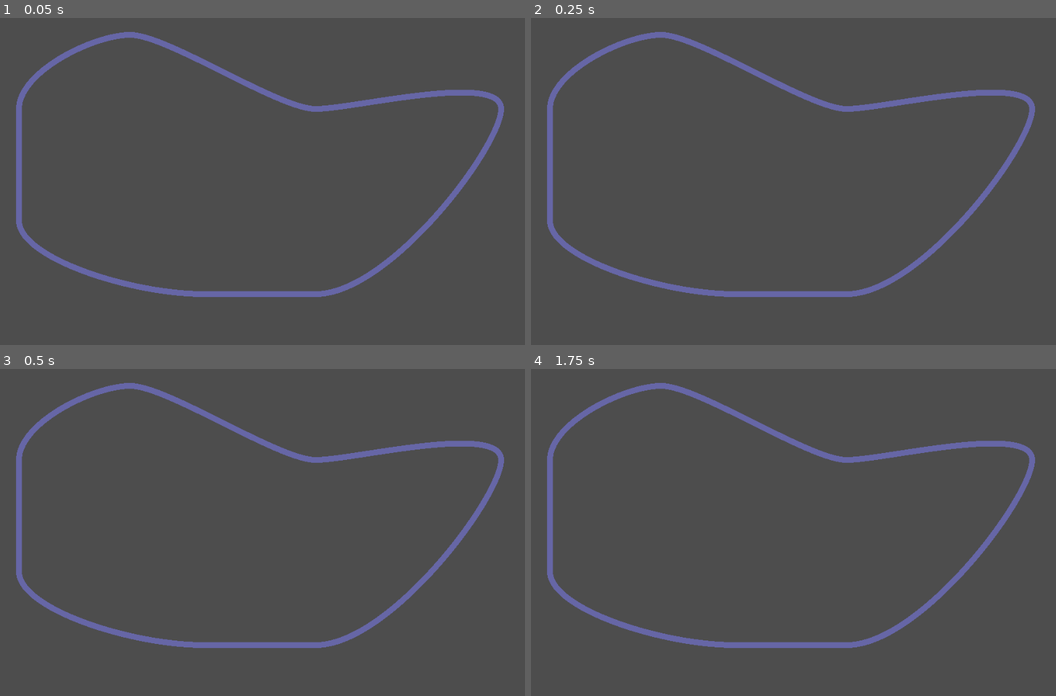
Above: before the commit, frames 1-4 (two rows, left to right).
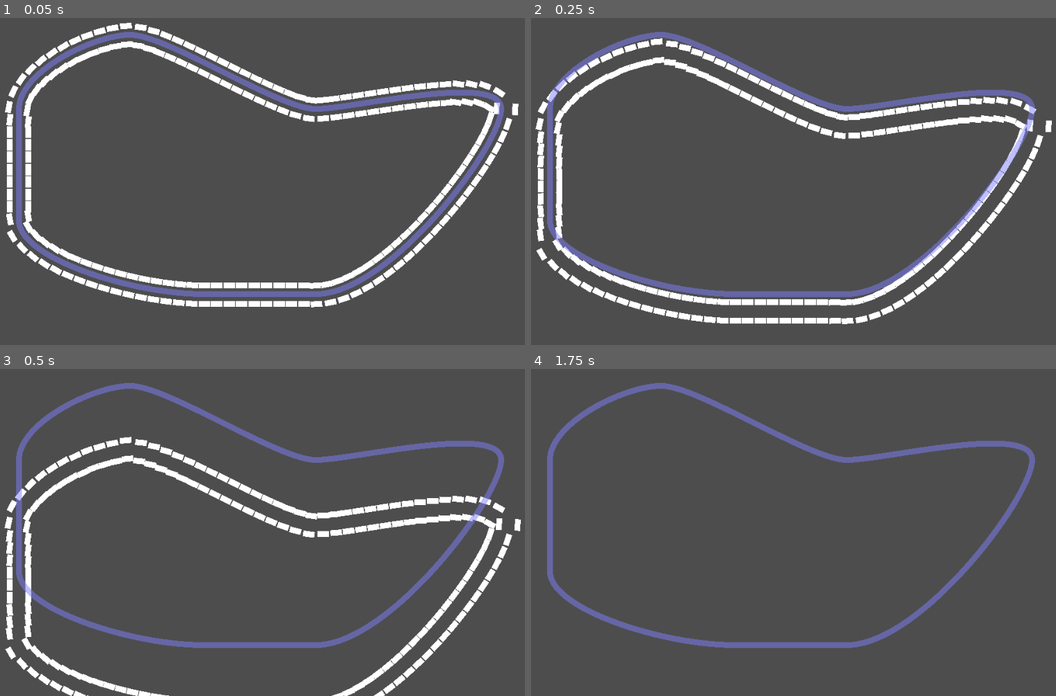
Above: after the commit, the same moments.

Repository: deecovan/v4-41-0
Game: Godot game, scene res://game.tscn
Two runs of this game, one before a commit and one after it. Both use one fixed random seed, a clock stepped at 60 frames per second and the inputs below.
Inputs:
- Up to frame 1 (0.05 s): no input
- Up to frame 2 (0.25 s): no input
- Up to frame 3 (0.5 s): no input
- Up to frame 4 (1.75 s): no input

The runs differ from the first frame. In frame 1, 8.6% of the frame differs, in the area x 0-99%, y 1-89%; in frame 2, 8.5%; in frame 3, 6.9%; in frame 4, nothing differs.

Commit message:
Why its movin?

Diff:
--- /dev/null
+++ b/scenes/walls.tscn
@@ -0,0 +1,28 @@
+[gd_scene load_steps=2 format=3 uid="uid://dsmbenpgu4g88"]
+
+[sub_resource type="RectangleShape2D" id="RectangleShape2D_def3t"]
+size = Vector2(20, 10)
+
+[node name="Walls" type="Node2D"]
+
+[node name="RigidBody2D" type="RigidBody2D" parent="."]
+
+[node name="ColorRect" type="ColorRect" parent="RigidBody2D"]
+offset_left = -10.0
+offset_top = -21.0
+offset_right = 10.0
+offset_bottom = -11.0
+
+[node name="ColorRect2" type="ColorRect" parent="RigidBody2D"]
+offset_left = -10.0
+offset_top = 11.0
+offset_right = 10.0
+offset_bottom = 21.0
+
+[node name="CollisionShape2D" type="CollisionShape2D" parent="RigidBody2D"]
+position = Vector2(0, -16)
+shape = SubResource("RectangleShape2D_def3t")
+
+[node name="CollisionShape2D2" type="CollisionShape2D" parent="RigidBody2D"]
+position = Vector2(0, 16)
+shape = SubResource("RectangleShape2D_def3t")
--- a/scripts/track.gd
+++ b/scripts/track.gd
@@ -3,10 +3,14 @@
 var path: Path2D
 var pathFollow: PathFollow2D
 var line: Line2D
+@export var trackDetails: int = 100
+@export var wallsPackedScene: PackedScene
+var loadedWalls
 
 func _ready() -> void:
 	path = $Path2D
 	pathFollow = $Path2D/PathFollow2D
+	loadedWalls = preload("res://scenes/walls.tscn")
 	drawTrack()
 
 func drawTrack() -> void:
@@ -19,3 +23,18 @@
 		line.add_point(point + path.position)
 	get_parent().add_child.call_deferred(line)
 	## PathFollow processed track
+	var pathPoint: float
+	var pathPointPosition
+	var pathPointRotation
+	for i in trackDetails:
+		pathPoint = float(i)/trackDetails
+		pathFollow.progress_ratio = pathPoint
+		pathPointPosition = pathFollow.position
+		pathPointRotation = pathFollow.rotation
+		printt(i, trackDetails, pathPoint, pathPointPosition, pathPointRotation)
+		## Instantiate Walls at this point
+		var newWalls = loadedWalls.instantiate()
+		newWalls.name = "walls" + str(i)
+		newWalls.position = pathPointPosition
+		newWalls.rotation = pathPointRotation
+		add_child(newWalls)
Not shown, changed: README.MD
